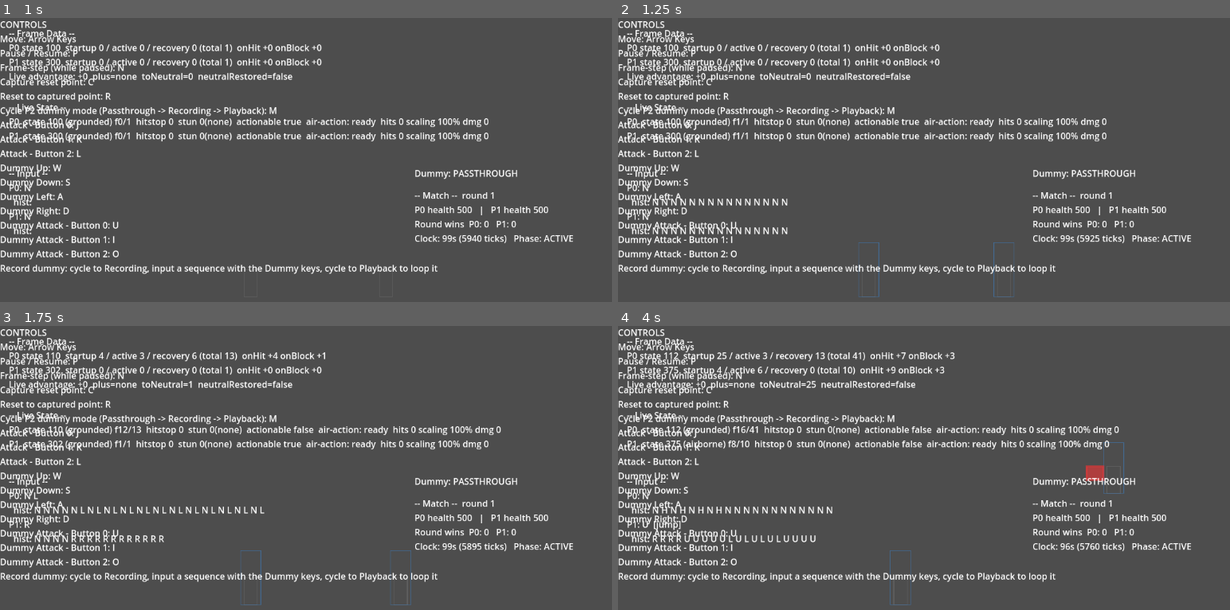
Above: before the commit, frames 1-4 (two rows, left to right).
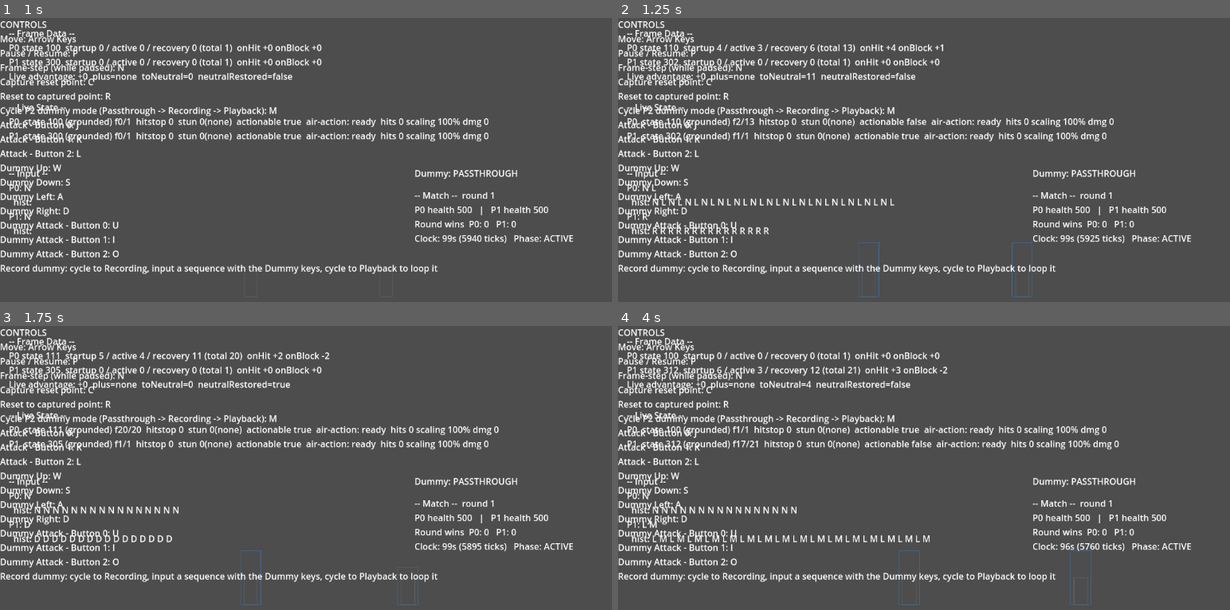
Above: after the commit, the same moments.

Repository: thetitan555/FoggyGlass
Game: Godot game, scene res://scenes/training_mode.tscn
Same seed, same stepped clock (60 frames per second), same inputs: the game is played once before the commit and once after it. This scene is started directly instead of the project's main scene.
Inputs:
- Up to frame 1 (1 s): tap Enter at 0.5 s; hold D (tm_dummy_right) from 0.53 s (still down); hold J (tm_button_0) from 0.53 s (still down)
- Up to frame 2 (1.25 s): keep holding D (tm_dummy_right); keep holding J (tm_button_0)
- Up to frame 3 (1.75 s): release D (tm_dummy_right) at 1.28 s; release J (tm_button_0) at 1.28 s; hold S (tm_dummy_down) from 1.28 s (still down); tap K (tm_button_1) at 1.35 s
- Up to frame 4 (4 s): release S (tm_dummy_down) at 2.03 s; hold D (tm_dummy_right) 2.03-2.78 s; hold L (tm_button_2) 2.03-2.78 s; hold W (tm_dummy_up) 2.78-3.53 s; tap U (tm_dummy_button_0) at 2.85 s; hold A (tm_dummy_left) from 3.53 s (still down); hold I (tm_dummy_button_1) from 3.53 s (still down)

Frame 1 is identical in both runs. In frame 2, 2.5% of the frame differs, in the area x 4-81%, y 9-99%; in frame 3, 1.9%; in frame 4, 4.9%, in the area x 4-83%, y 9-99%.

Commit message:
dev(flag 2026-07-16 #1): fix MatchTickHost input-frame desync causing ~1s lag
Root cause (confirmed by direct reproduction, not the Strategist's driver-
not-advancing hypothesis, which was ruled out): MatchTickHost._advance queried
sources with get_input(state.sim.tick), but state.sim.tick freezes during the
non-ACTIVE ROUND_START/ROUND_END phase_timer beats (match-flow.md: "Combat is
not advanced outside ACTIVE") while the real driver (training_mode.gd
_physics_process) keeps calling produce_next() on both sources every real
tick regardless of match_phase. Every non-ACTIVE tick silently produced a
frame nobody consumed at that index, leaving a fixed offset (60 ticks for
ROUND_START alone) once ACTIVE resumed -- the sim then permanently read each
player's input ~1s stale for the rest of the round (P/N were unaffected
because pause/step are host-level controls via _unhandled_input, outside the
InputSource path entirely -- exactly the flag's own clue).

Fix: MatchTickHost now tracks its own _frames_queried counter (incremented
once per _advance() call, 1:1 with how many times produce_next() has actually
been called) instead of trusting state.sim.tick to equal that count. Restores
input.md's produce-before-query invariant without touching state.sim.tick,
MatchState's phase machine, or any contract. Added a regression test
(test_match_tick_host.gd) that drives the exact real-driver call pattern
through a full ROUND_START beat and asserts the first ACTIVE tick already
reflects input pressed that same tick -- verified it fails on the prior code
and passes on the fix.

Co-Authored-By: Claude Opus 4.8 <noreply@anthropic.com>

Diff:
--- a/game/sim/match_tick_host.gd
+++ b/game/sim/match_tick_host.gd
@@ -41,6 +41,38 @@
 var _source_p1: InputSource = null
 var _source_p2: InputSource = null
 
+## FLAG FIX (2026-07-16 P2-gate flag 1 — "~1 second of input lag"). How many
+## times THIS host has queried the sources for a frame (== how many times each
+## source's produce_next()/sample_next() has been called on its behalf — the
+## driver calls it once per real _physics_process tick, unconditionally, any
+## time the host is running, regardless of match_phase — training_mode.gd
+## _physics_process / main.gd's mirror pattern).
+##
+## ROOT CAUSE this replaces: `_advance` used to query `get_input(state.sim.
+## tick)`. That is only a safe stand-in for "how many frames have been
+## produced" in the PLAIN SimState case (TickHost), where `SimState.step` runs
+## every tick the host advances, so the two counts stay 1:1 by construction.
+## The match layer breaks that equivalence on purpose (match-flow.md: "Combat
+## is not advanced outside ACTIVE") — `state.sim.tick` is FROZEN through the
+## whole ROUND_START/ROUND_END phase_timer beats, while the driver keeps
+## calling produce_next() every real tick regardless (it has no notion of
+## match_phase — nor should it, Tenet 2: sources are dumb/generic). Every tick
+## of a non-ACTIVE beat silently produced a frame nobody ever consumed at that
+## index, so once ACTIVE resumed, `get_input(state.sim.tick)` kept reading an
+## index `phase_timer`-ticks stale — a FIXED offset (60 ROUND_START +
+## 90 ROUND_END each subsequent round) that read as persistent, growing input
+## lag for the whole match (reproduced directly: see judgment-log). Tracking
+## the query index HERE instead — a plain "how many times has this host asked"
+## counter, incremented once per _advance() call, matching produce_next()
+## 1:1 by construction regardless of match_phase — restores the input.md
+## invariant (`get_input(frame)` reads the frame just produced) without
+## touching state.sim.tick, the match state machine, or any contract.
+## Deliberately a host-local field, not serialized (mirrors how a source's own
+## produced-count is external to SimState/MatchState, Tenet 2) — match mode's
+## capture_reset/do_reset are already documented no-ops (training_mode.gd), so
+## there is no restore path this needs to hook.
+var _frames_queried: int = 0
+
 
 func _ready() -> void:
 	# Mirrors TickHost's own fallback: a host added to a tree with no explicit
@@ -67,15 +99,22 @@
 
 
 ## The single place one MATCH tick happens: source the current frame's input
-## for each player (the current frame is the WRAPPED sim's own tick counter,
-## `state.sim.tick` — a source is only ever asked for the frame the match is
-## about to run, input.md "no future reads"), then advance via the pure,
-## non-mutating `MatchState.match_step`. During non-ACTIVE match phases,
-## `match_step` itself does not advance combat (match-flow.md) — this host
-## does not special-case that; it always calls match_step exactly once,
-## and the match layer's own state machine decides what that tick means.
+## for each player, then advance via the pure, non-mutating `MatchState.
+## match_step`. During non-ACTIVE match phases, `match_step` itself does not
+## advance combat (match-flow.md) — this host does not special-case that; it
+## always calls match_step exactly once, and the match layer's own state
+## machine decides what that tick means.
+##
+## THE QUERY INDEX IS `_frames_queried` (see its field doc), NOT `state.sim.
+## tick` — the latter free-runs 1:1 with real ticks only during ACTIVE, and
+## would desync from how many frames the sources have actually produced across
+## a ROUND_START/ROUND_END beat (flag fix, 2026-07-16 P2 gate flag 1). This is
+## still exactly one query per source per real tick, for the frame the driver
+## just produced (input.md "no future reads": the driver produces before this
+## runs, so `_frames_queried` is always already-produced when read here).
 func _advance(state: MatchState) -> MatchState:
-	var frame: int = state.sim.tick
+	var frame: int = _frames_queried
+	_frames_queried += 1
 	var in_p1: int = _source_p1.get_input(frame) if _source_p1 != null else InputFrame.NEUTRAL
 	var in_p2: int = _source_p2.get_input(frame) if _source_p2 != null else InputFrame.NEUTRAL
 	return MatchState.match_step(state, in_p1, in_p2)
--- a/game/tests/test_match_tick_host.gd
+++ b/game/tests/test_match_tick_host.gd
@@ -98,6 +98,61 @@
 
 	host.free()
 
+	_run_input_lag_regression()
+
+
+## REGRESSION (2026-07-16 P2-gate flag 1 — "~1 second of input lag," fixed in
+## `_advance`'s query-index bug). Drives the EXACT real-driver call pattern
+## (training_mode.gd's `_physics_process`: produce_next() on BOTH sources every
+## real tick, unconditionally, whenever the host is running — no notion of
+## match_phase) through a whole ROUND_START beat with NEUTRAL held, then flips
+## P1's live input to a held direction the instant ACTIVE begins, and asserts
+## the FIRST ACTIVE tick already reflects it. Before the fix this failed
+## (the first several ACTIVE ticks replayed stale ROUND_START-era NEUTRAL
+## frames — a fixed ROUND_START_BEAT_TICKS-tick-late echo of whatever the
+## player pressed, exactly the reported ~1-second lag). Exercises the real
+## bug with NO faked Godot layer: MatchTickHost + RecordPlaybackSource are the
+## actual driver/source classes the running game uses, called in the actual
+## per-tick order training_mode.gd uses.
+func _run_input_lag_regression() -> void:
+	var p1_live: int = InputFrame.NEUTRAL
+	var src1 := RecordPlaybackSource.new(Callable(self, "_lag_regression_sample").bind("p1"))
+	var src2 := RecordPlaybackSource.new()   # idle P2 — irrelevant to this check
+	_lag_regression_p1_frame = InputFrame.NEUTRAL
+
+	var host := MatchTickHost.new()
+	var match_state := MatchState.new_match(TestSupport.CHAR_ID, TestSupport.CHAR_ID, 0)
+	host.setup(match_state, src1, src2)
+
+	# Whole ROUND_START beat, NEUTRAL held — mirrors the driver's unconditional
+	# produce_next() every real tick regardless of match_phase.
+	for i in range(MatchState.ROUND_START_BEAT_TICKS):
+		src1.produce_next()
+		src2.produce_next()
+		host._match_state = host._advance(host._match_state)
+	_eq(host.get_match_state().match_phase, MatchState.PHASE_ACTIVE,
+		"[lag regression] ROUND_START beat elapsed -> ACTIVE")
+
+	# The instant ACTIVE begins, the player starts holding a direction.
+	_lag_regression_p1_frame = InputFrame.RIGHT
+	src1.produce_next()
+	src2.produce_next()
+	host._match_state = host._advance(host._match_state)
+	var view := InspectionView.new(host.get_match_state().sim, {})
+	_eq(view.player(0).input_current, InputFrame.RIGHT,
+		"[lag regression] the FIRST ACTIVE tick already reflects input pressed that same tick (no stale ROUND_START-era echo)")
+
+	host.free()
+
+
+## Bound live-sampler for the lag regression (RecordPlaybackSource's Callable
+## convention — see record_playback_source.gd header). The bound "p1" arg is
+## unused; kept only so a future P2-side sampler could reuse this one method.
+var _lag_regression_p1_frame: int = InputFrame.NEUTRAL
+
+func _lag_regression_sample(_who: String) -> int:
+	return _lag_regression_p1_frame
+
 
 func _true_check(cond: bool, msg: String) -> void:
 	_eq(cond, true, msg)
